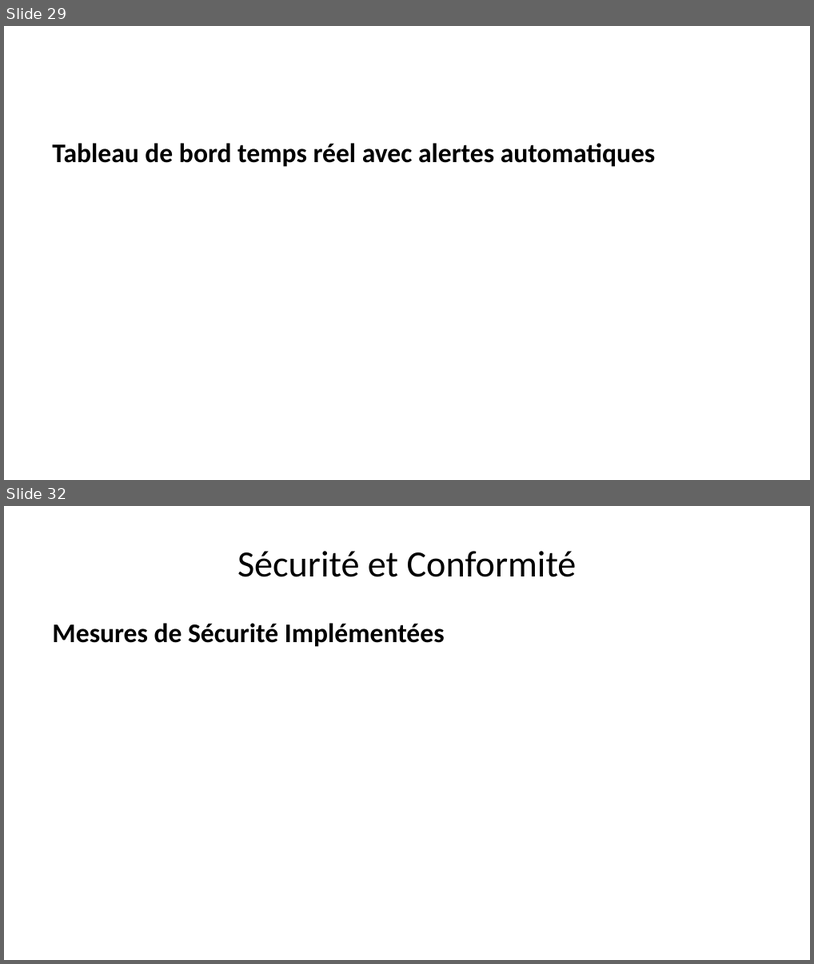
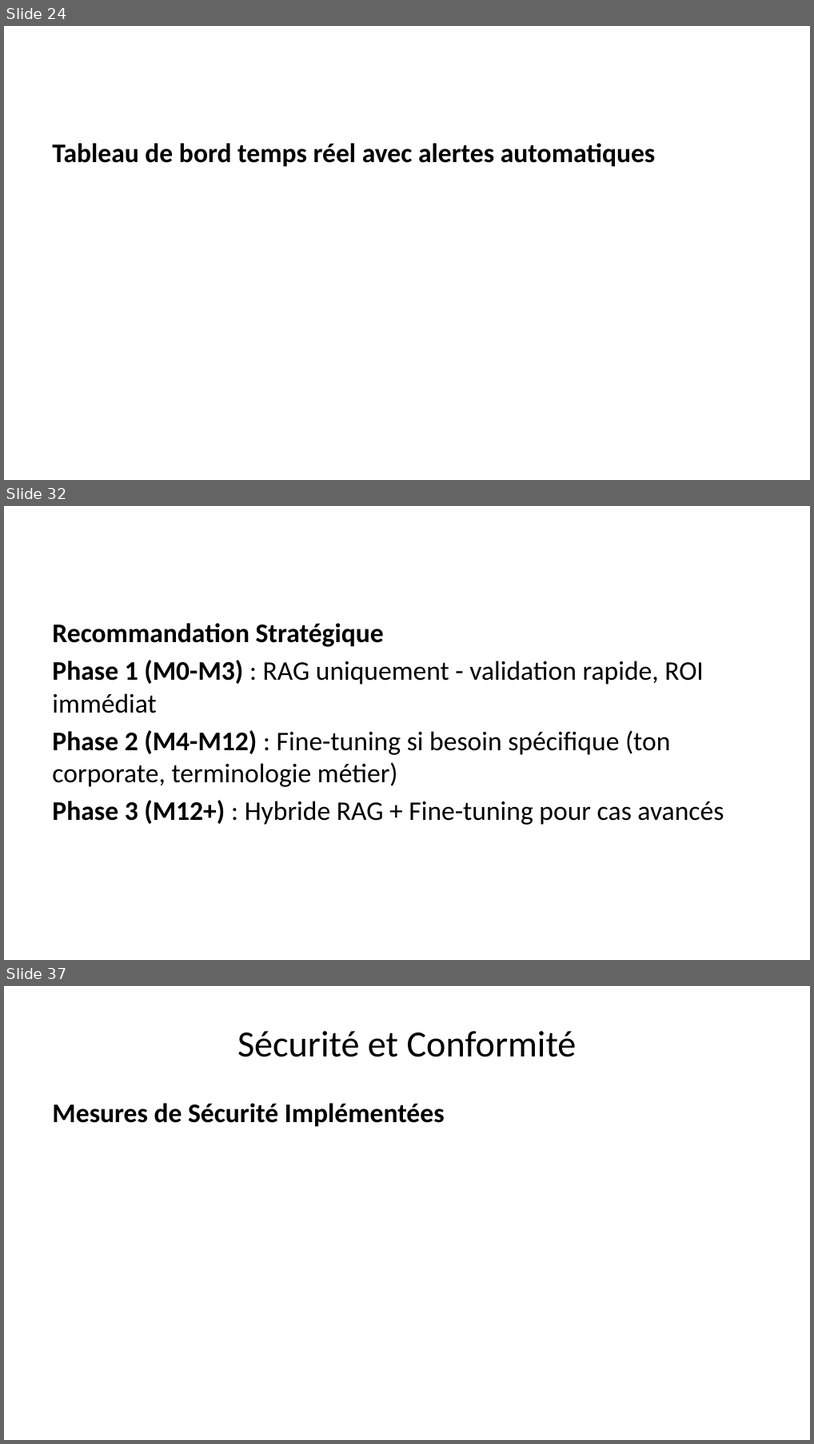
Before and after one commit to kl-IOS/IA_Locale, a slide deck: claude/presentation_corporate.pptx. Shown one above the other, each under a label of ours: slides 29 and 32 before the commit, slides 24, 32 and 37 after it; the slides between them are not shown. The pictures are 814x964 and 814x1444 pixels, drawn with LibreOffice and Linux fonts; fonts in the diff are those of the drawing. Boxes give left, top, right and bottom in pixels: in the first picture for what was removed or moved away, otherwise in the second. Text is boxed around its words. In the diff, an @@ line names an element or a change of style, - is before the commit and + after.

```diff
--- a/claude/presentation_corporate.pptx
+++ b/claude/presentation_corporate.pptx
@@ slide 32 added at (x1=4, y1=506, x2=810, y2=960), background #FFFFFF @@
@@ text added at (x1=52, y1=623, x2=724, y2=824), 24 pt, text #000000 @@
+Recommandation Stratégique
+Phase 1 (M0-M3) : RAG uniquement - validation rapide, ROI immédiat
+Phase 2 (M4-M12) : Fine-tuning si besoin spécifique (ton corporate, terminologie métier)
+Phase 3 (M12+) : Hybride RAG + Fine-tuning pour cas avancés
@@ what was slide 29 is now slide 24 @@
@@ what was slide 32 is now slide 37 @@
```
Also in this commit, not shown: 5 slides changed, 19 other slides added, 9 slides removed, 16 other files.
